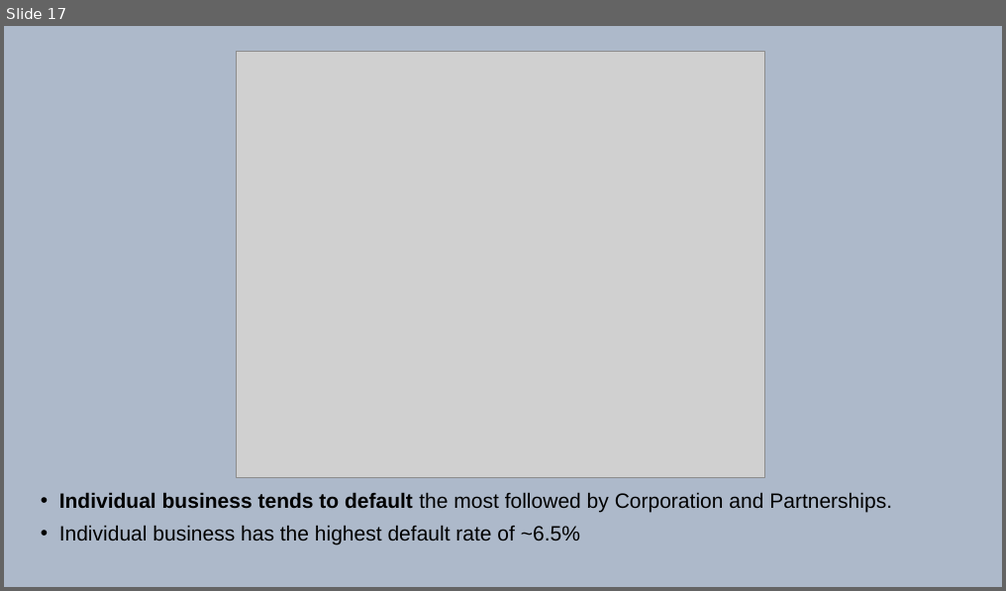
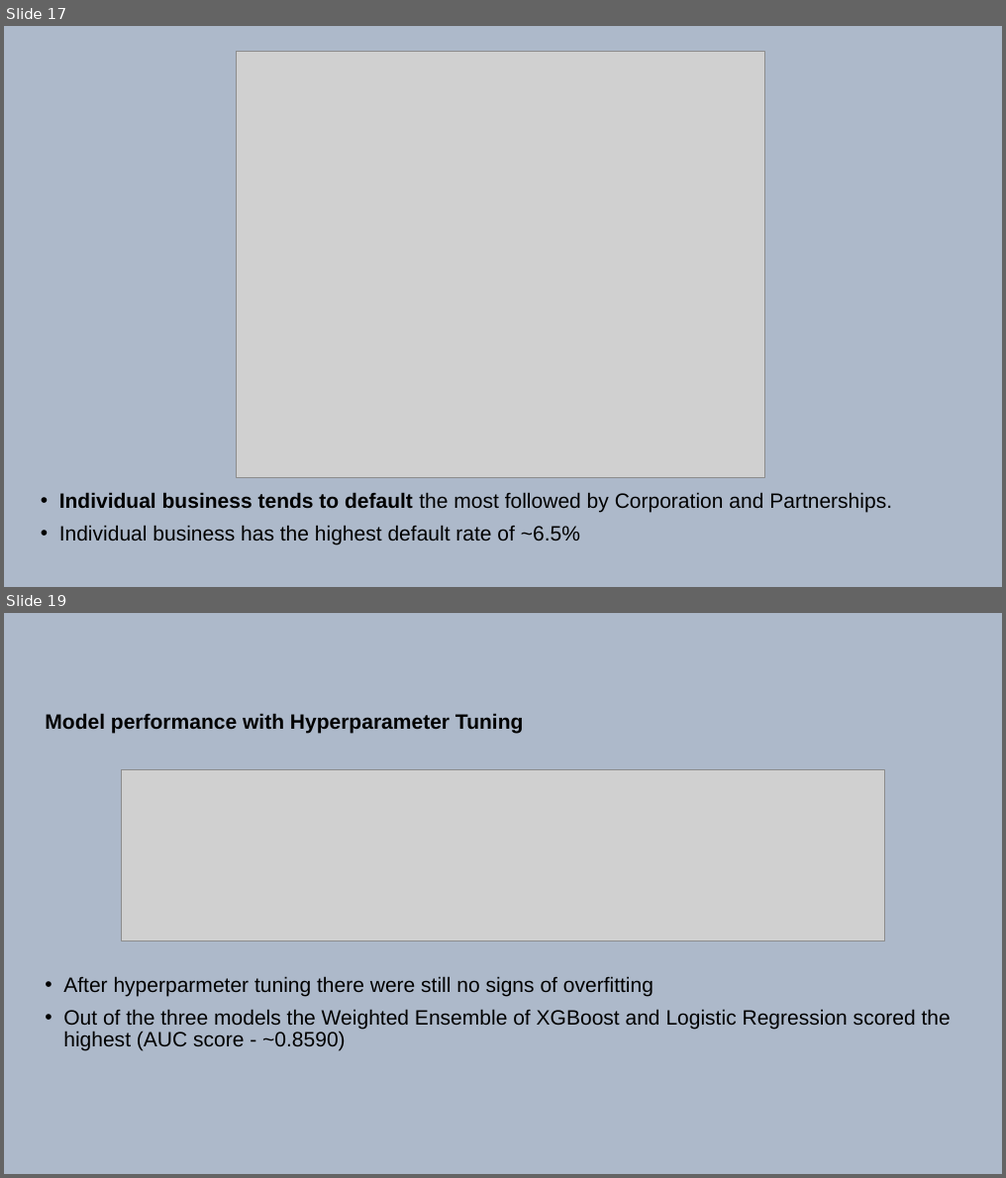
Before and after one commit to DineshDK672/Ryewalk_assignment, a slide deck: SBA 7(a) Presentation.pptx. Shown one above the other, each under a label of ours: slide 17 before the commit, slides 17 and 19 after it; the slides between them are not shown. The pictures are 1006x591 and 1006x1178 pixels, drawn with LibreOffice and Linux fonts; fonts in the diff are those of the drawing; grey boxes stand for pictures. Boxes give left, top, right and bottom in pixels: in the first picture for what was removed or moved away, otherwise in the second. Text is boxed around its words. In the diff, an @@ line names an element or a change of style, - is before the commit and + after.

```diff
--- a/SBA 7(a) Presentation.pptx
+++ b/SBA 7(a) Presentation.pptx
@@ slide 19 added at [4, 613, 1002, 1174], background #ADB9CA @@
@@ text added at [45, 713, 950, 1052], 20 pt, text #000000 @@
+Model performance with Hyperparameter Tuning
+• After hyperparmeter tuning there were still no signs of overfitting
+• Out of the three models the Weighted Ensemble of XGBoost and Logistic Regression scored the highest (AUC score - ~0.8590)
@@ picture added at [122, 770, 885, 941] @@
```
Also in this commit, not shown: 6 slides changed, 5 other slides added, 1 other file.
